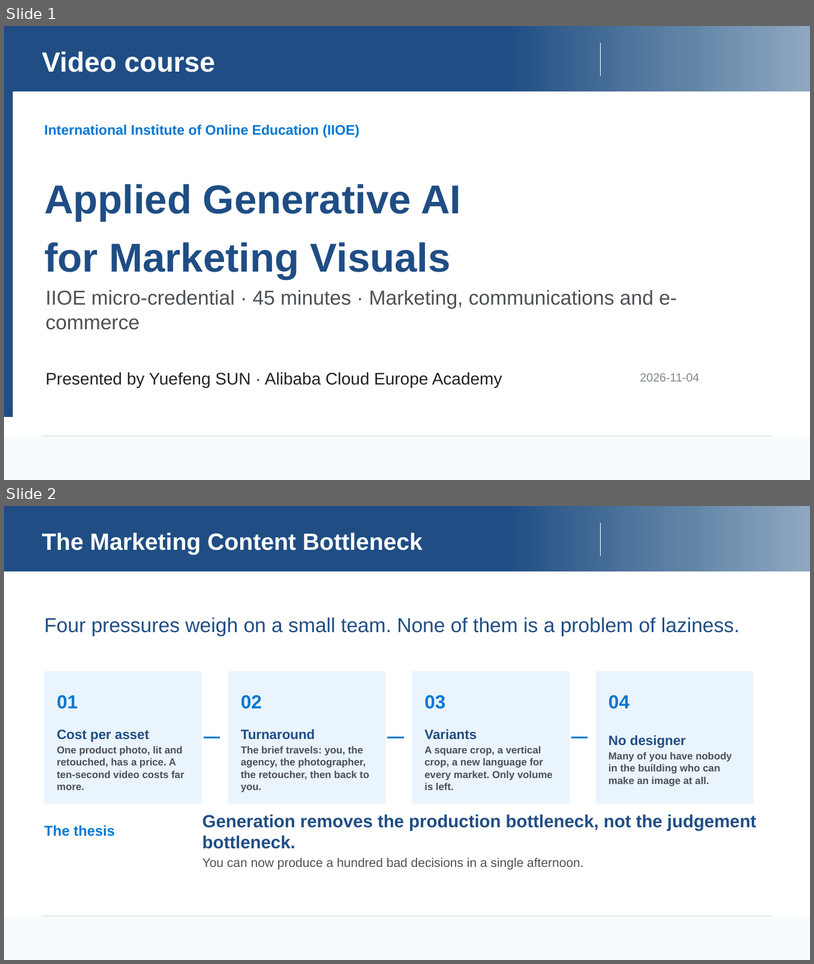
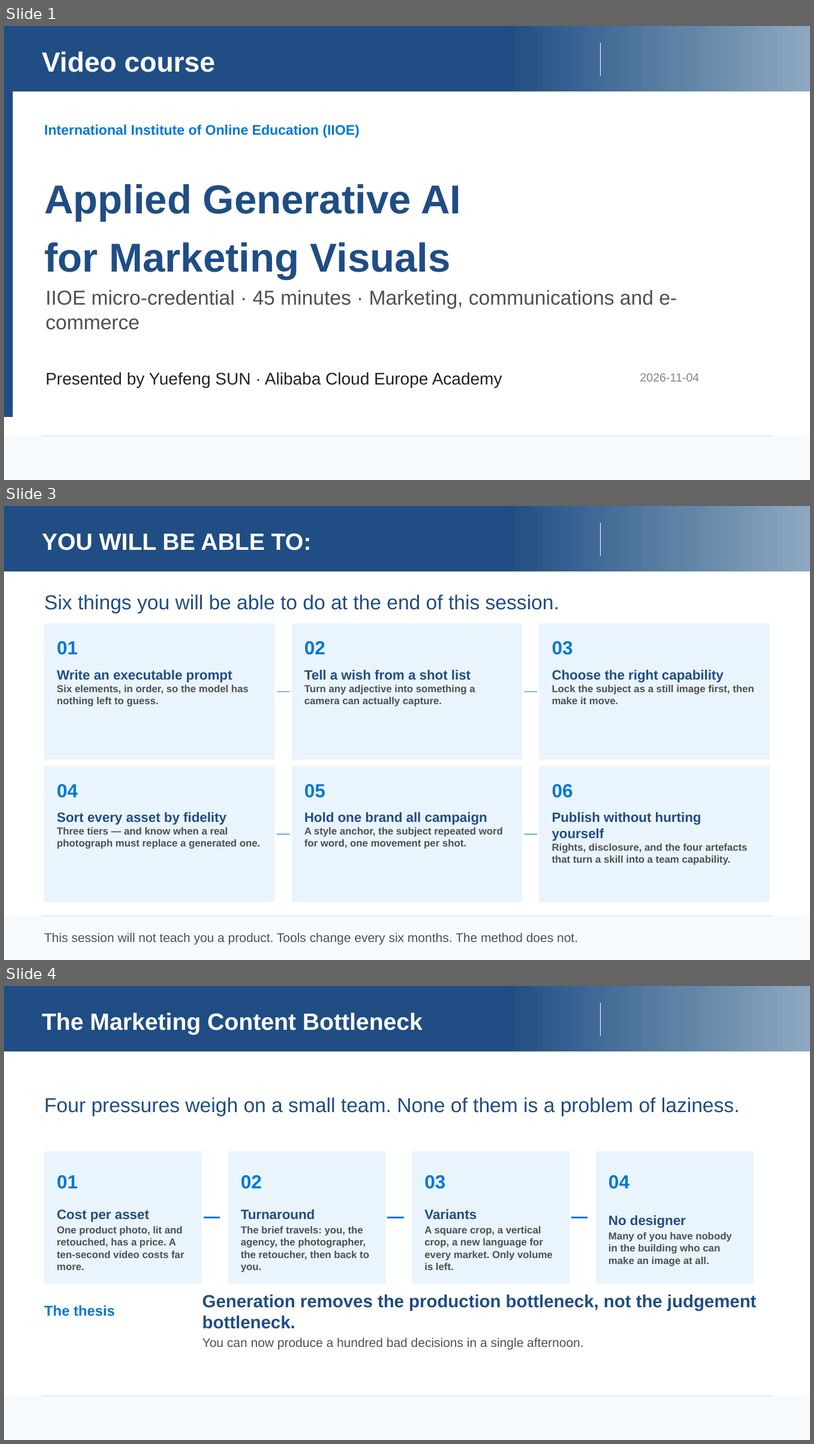
Before and after one commit to Joel-SUN/IIOE, a slide deck: Formation-IA-Images-Videos-Marketing/build/UNESCO_AI_Image_Video_Course_EN.pptx. Shown one above the other, each under a label of ours: slides 1 and 2 before the commit, slides 1, 3 and 4 after it; the slides between them are not shown. The pictures are 814x964 and 814x1444 pixels, drawn with LibreOffice and Linux fonts; fonts in the diff are those of the drawing; background and template pictures are left out. Boxes give left, top, right and bottom in pixels: in the first picture for what was removed or moved away, otherwise in the second. Text is boxed around its words. In the diff, an @@ line names an element or a change of style, - is before the commit and + after.

```diff
--- a/Formation-IA-Images-Videos-Marketing/build/UNESCO_AI_Image_Video_Course_EN.pptx
+++ b/Formation-IA-Images-Videos-Marketing/build/UNESCO_AI_Image_Video_Course_EN.pptx
@@ slide 3 added at (4,506,810,960), background #FFFFFF; not listed: 4 template elements that a slide beside it also shows @@
@@ text added at (42,533,312,550), 28 pt, text #FFFFFF, bold @@
+YOU WILL BE ABLE TO:
@@ text added at (44,594,560,613), 24 pt, text #1F4D84 @@
+Six things you will be able to do at the end of this session.
@@ rectangle added at (45,624,275,759), fill #EAF4FC @@
@@ rectangle added at (292,624,522,759), fill #EAF4FC @@
@@ rectangle added at (539,624,770,759), fill #EAF4FC @@
@@ text added at (57,641,78,655), 22.5 pt, text #0077D4, bold @@
+01
@@ text added at (305,641,326,655), 22.5 pt, text #0077D4, bold @@
+02
@@ text added at (552,641,573,655), 22.5 pt, text #0077D4, bold @@
+03
@@ text added at (57,669,249,706), 12 pt, text #4C5054, bold @@
+Write an executable prompt
+Six elements, in order, so the model has nothing left to guess.
@@ text added at (305,669,475,706), 12 pt, text #4C5054, bold @@
+Tell a wish from a shot list
+Turn any adjective into something a camera can actually capture.
@@ text added at (552,669,754,704), 12 pt, text #4C5054, bold @@
+Choose the right capability
+Lock the subject as a still image first, then make it move.
@@ rectangle added at (277,691,290,692), fill #0077D4 @@
@@ rectangle added at (524,691,537,692), fill #0077D4 @@
@@ rectangle added at (45,766,275,901), fill #EAF4FC @@
@@ rectangle added at (292,766,522,901), fill #EAF4FC @@
@@ rectangle added at (539,766,770,901), fill #EAF4FC @@
@@ text added at (57,784,78,798), 22.5 pt, text #0077D4, bold @@
+04
@@ text added at (305,784,326,798), 22.5 pt, text #0077D4, bold @@
+05
@@ text added at (552,784,573,798), 22.5 pt, text #0077D4, bold @@
+06
@@ text added at (57,811,260,849), 12 pt, text #4C5054, bold @@
+Sort every asset by fidelity
+Three tiers — and know when a real photograph must replace a generated one.
@@ text added at (305,811,503,849), 12 pt, text #4C5054, bold @@
+Hold one brand all campaign
+A style anchor, the subject repeated word for word, one movement per shot.
@@ text added at (552,811,748,865), 12 pt, text #4C5054, bold @@
+Publish without hurting yourself
+Rights, disclosure, and the four artefacts that turn a skill into a team capability.
@@ rectangle added at (277,834,290,834), fill #0077D4 @@
@@ rectangle added at (524,834,537,834), fill #0077D4 @@
@@ text added at (44,933,578,945), 15 pt, text #4C5054 @@
+This session will not teach you a product. Tools change every six months. The method does not.
@@ what was slide 2 is now slide 4 @@
```
Also in this commit, not shown: 1 other slide added, 12 other files.
